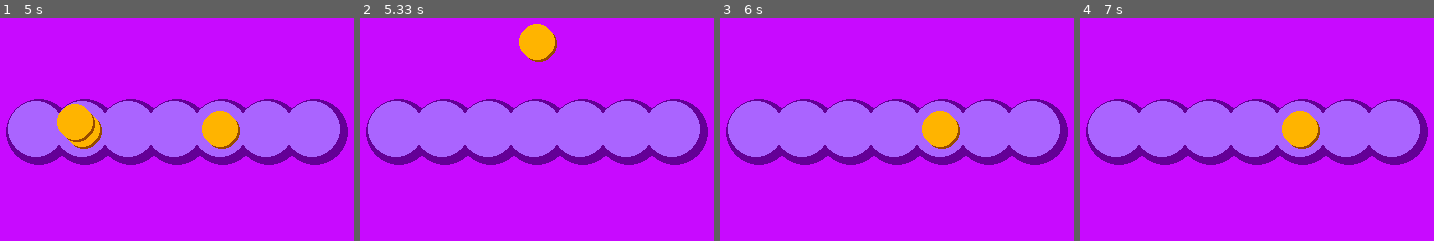
Above: before the commit, frames 1-4 (left to right).
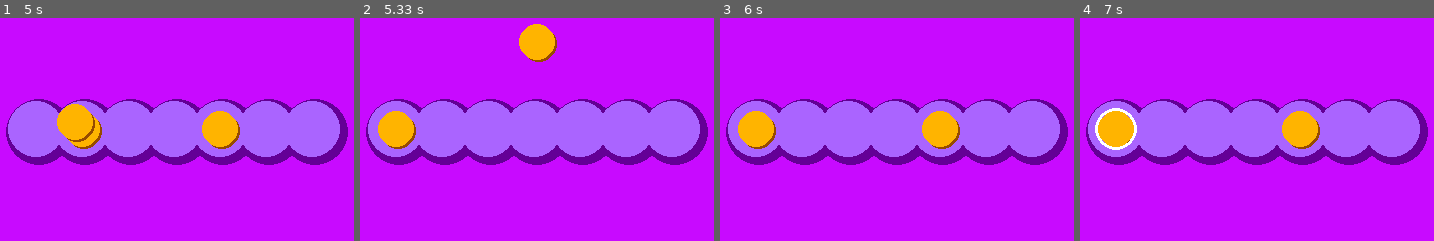
Above: after the commit, the same moments.

Repository: alvansga/my-py-game
Game: pygame game, started from marble.py
Two runs of this game, one before a commit and one after it. Both use one fixed random seed, a clock stepped at 60 frames per second and the inputs below.
Inputs (mouse positions are in pixels of both pictures, inside the frame that each line leads up to):
- Up to frame 1 (5 s): press the mouse at (219, 129) at 0.37 s; move the mouse to (162, 55) at 0.47 s; release the mouse at (outside the picture) at 0.6 s; click (81, 129) at 0.72 s; press the mouse at (127, 129) at 1.03 s; move the mouse to (233, 55) at 1.13 s; release the mouse at (outside the picture) at 1.27 s; click (219, 129) at 1.38 s; press the mouse at (127, 129) at 1.7 s; move the mouse to (237, 178) at 1.8 s; release the mouse at (346, 227) at 1.93 s; click (127, 129) at 2.55 s; press the mouse at (127, 129) at 2.87 s; move the mouse to (145, 214) at 2.97 s; release the mouse at (outside the picture) at 3.1 s; click (81, 129) at 3.72 s; press the mouse at (127, 129) at 4.03 s; move the mouse to (198, 51) at 4.13 s; release the mouse at (outside the picture) at 4.27 s; press the mouse at (127, 129) at 4.87 s; move the mouse to (74, 122) at 4.97 s
- Up to frame 2 (5.33 s): release the mouse at (381, 116) at 5.1 s; press the mouse at (579, 129) at 5.2 s; move the mouse to (537, 42) at 5.3 s
- Up to frame 3 (6 s): release the mouse at (outside the picture) at 5.43 s
- Up to frame 4 (7 s): press the mouse at (1299, 129) at 6.03 s; move the mouse to (1306, 129) at 6.13 s; release the mouse at (1317, 129) at 6.27 s; press the mouse at (1299, 129) at 6.37 s; move the mouse to (1225, 118) at 6.47 s; release the mouse at (1147, 107) at 6.6 s; click (1126, 131) at 6.72 s

Frame 1 is identical in both runs. In frame 2, 1.4% of the frame differs, in the area x 5-16%, y 41-59%; in frame 3, 1.4%; in frame 4, 1.7%, in the area x 4-17%, y 40-60%.

Commit message:
- bug mouse klik selain marble - bug wincelebration

Diff:
--- a/marble.py
+++ b/marble.py
@@ -41,7 +41,8 @@
 SHADOWCOLOR = KUNING
 BOARDCOLOR = BIRU
 BOARDCOLOR2 = BIRUTUA
-
+WINTEKSCOLOR = PUTIH
+WINBGTEKSCOLOR = BIRUTUA
 
 MARBLE = 'marble'
 SHMARBLE = 'shmarble'
@@ -81,10 +82,6 @@
         ########################
         refreshMarble(marbles)
 
-        # if prevselect != None and not mousehold == True:
-        #     left,top = prevselect
-
-
         for event in pygame.event.get():
             if event.type == QUIT or (event.type == KEYUP and event.key == K_ESCAPE):
                 pygame.quit()
@@ -99,7 +96,6 @@
                 xmouse, ymouse = event.pos
                 mousehold = False
                 mouserelease = True
-                print (marbles)
 
             elif event.type == MOUSEBUTTONDOWN:
                 xmouse, ymouse = event.pos
@@ -115,12 +111,15 @@
             gambarfreeMarble(MARBLE,REAL,xmouse,ymouse,marbles)
         else:
             boxx,boxy = sentuhMarble(xmouse,ymouse)
+            print(boxx,boxy)
             if mouserelease == True:
+                print(marbles)
                 mouserelease = False
-                cekmarblerelease(boxx,boxy,prevselect,marbles)
+                # if boxx != None and boxy != None:
+                marbles = cekmarblerelease(boxx,boxy,prevselect,marbles)
+                prevselect = (None,None)
+                print(marbles)
                 # kembalikan marble
-
-
 
             if boxx != None and boxy != None:
                 # print("tersentuh")
@@ -131,10 +130,9 @@
                     prevselect = (boxx,boxy)
                     marbles[boxx][boxy] = False
 
-
-
-
-
+        # print("jumlah marble: ",hitungmarbles(marbles))
+        if hitungmarbles(marbles) == 0:
+            wincelebration()
         pygame.display.update()
         FPSCLOCK.tick(FPS)
 
@@ -199,8 +197,6 @@
 def cekmarblerelease(boxx,boxy,prevselect,marbles):
     oldboxx,oldboxy = prevselect
     #               kanan
-
-
     if boxx == None and boxy == None :
         boxx,boxy = prevselect
         marbles[boxx][boxy] = True
@@ -208,19 +204,33 @@
         boxx,boxy = prevselect
         marbles[boxx][boxy] = True
     else:
-        if (boxx == oldboxx + 1 + 1 and boxy == oldboxy and marbles[oldboxx + 1][oldboxy] == True) :
+        if (boxx == oldboxx + 2 and boxy == oldboxy and marbles[oldboxx + 1][oldboxy] == True) :
+            print('a')
             marbles[boxx][boxy] = True
             marbles[oldboxx + 1][oldboxy] = False
-            marbles[oldboxx + 1 + 1][oldboxy] = False
         #               left
-        elif (boxx == oldboxx - 1 - 1 and boxy == oldboxy and marbles[oldboxx - 1][oldboxy] == True):
+        elif (boxx == oldboxx - 2 and boxy == oldboxy and marbles[oldboxx - 1][oldboxy] == True):
+            print('b')
             marbles[boxx][boxy] = True
             marbles[oldboxx - 1][oldboxy] = False
-            marbles[oldboxx - 1 - 1][oldboxy] = False
         else:
+            print('c')
             boxx,boxy = prevselect
             marbles[boxx][boxy] = True
     return marbles
 
+def hitungmarbles(marbles):
+    jum = 0
+    for i in marbles:
+        if i == True:
+            jum += 1
+    return jum
+
+def wincelebration():
+    settingFont = pygame.font.Font('freesansbold.ttf',32)
+    permukaanteks = settingFont.render('Fantastic!',True,WINTEKSCOLOR,WINBGTEKSCOLOR)
+    teksRectObj = permukaanteks.get_rect()
+    teksRectObj.center = (int(LEBARWINDOW/2),int(TINGGIWINDOW/2))
+
 if __name__ == '__main__':
     main()
